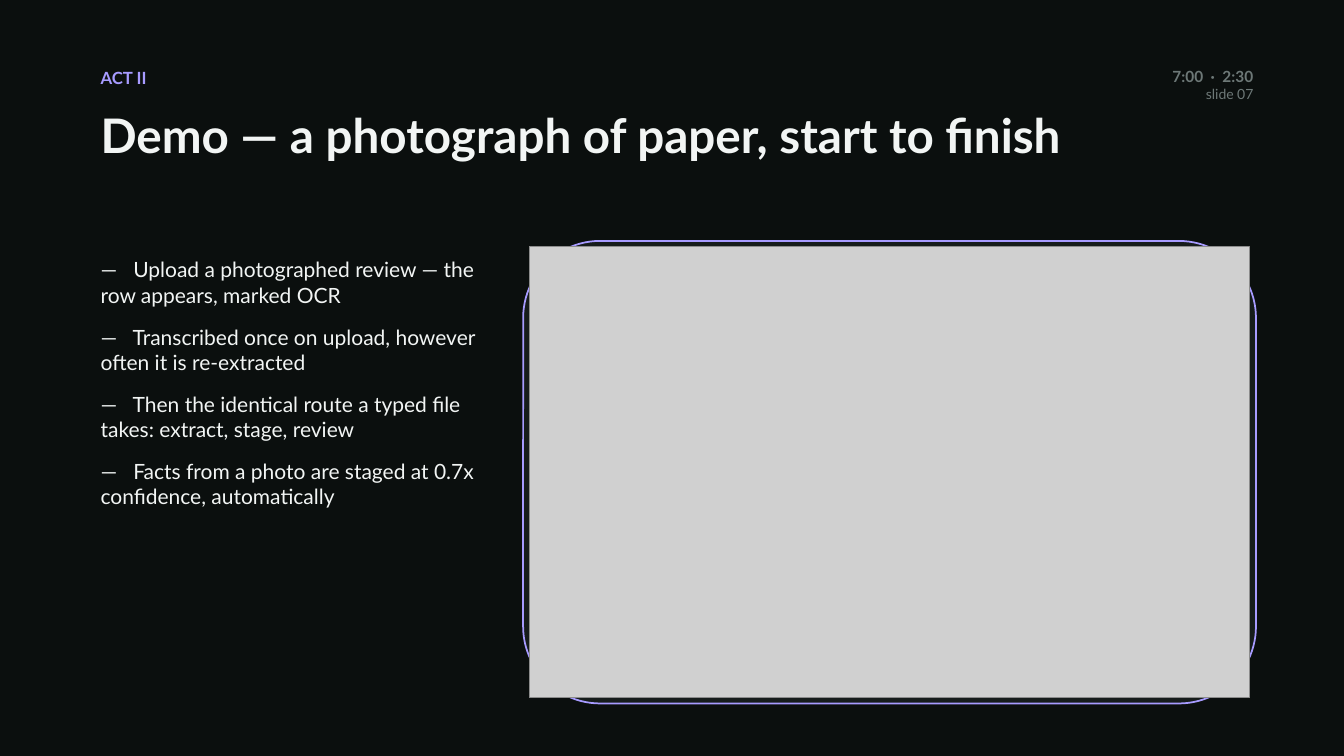
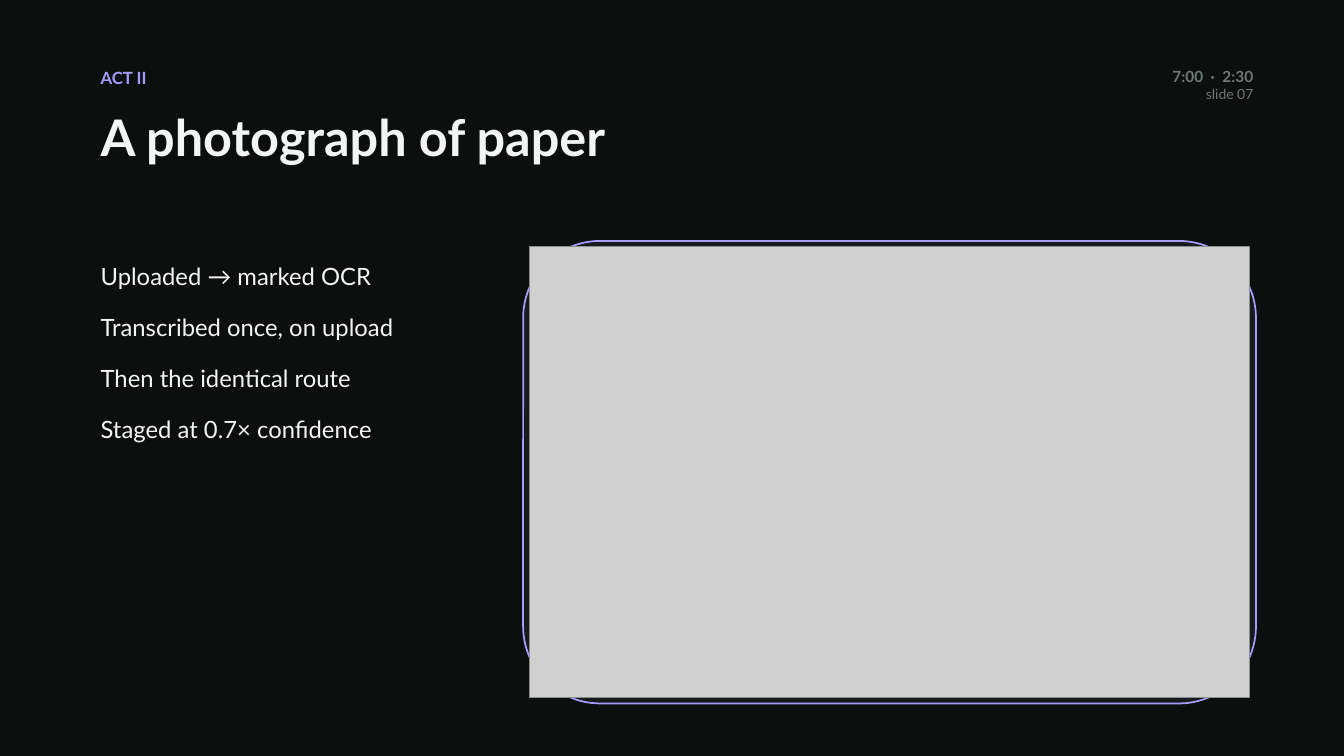
Before and after one commit to AzizKhayati1/companysim, a slide deck: slide 7 of docs/reading-the-paperwork.pptx. Drawn at 1344x756 pixels with LibreOffice and Linux fonts; fonts in the diff are those of the drawing; grey boxes stand for pictures. Boxes give left, top, right and bottom in pixels: in the first picture for what was removed or moved away, otherwise in the second. Text is boxed around its words. In the diff, an @@ line names an element or a change of style, - is before the commit and + after.

```diff
--- a/docs/reading-the-paperwork.pptx
+++ b/docs/reading-the-paperwork.pptx
@@ text at [101,118,606,164]: text changed; size 34 to 36 pt @@
-Demo — a photograph of paper, start to finish
+A photograph of paper
@@ text at [101,267,393,443]: text changed; size 15 to 17 pt @@
-— Upload a photographed review — the row appears, marked OCR
-— Transcribed once on upload, however often it is re-extracted
-— Then the identical route a typed file takes: extract, stage, review
-— Facts from a photo are staged at 0.7x confidence, automatically
+Uploaded → marked OCR
+Transcribed once, on upload
+Then the identical route
+Staged at 0.7× confidence
```
Also in this commit, not shown: 28 other slides changed, 2 other files.
